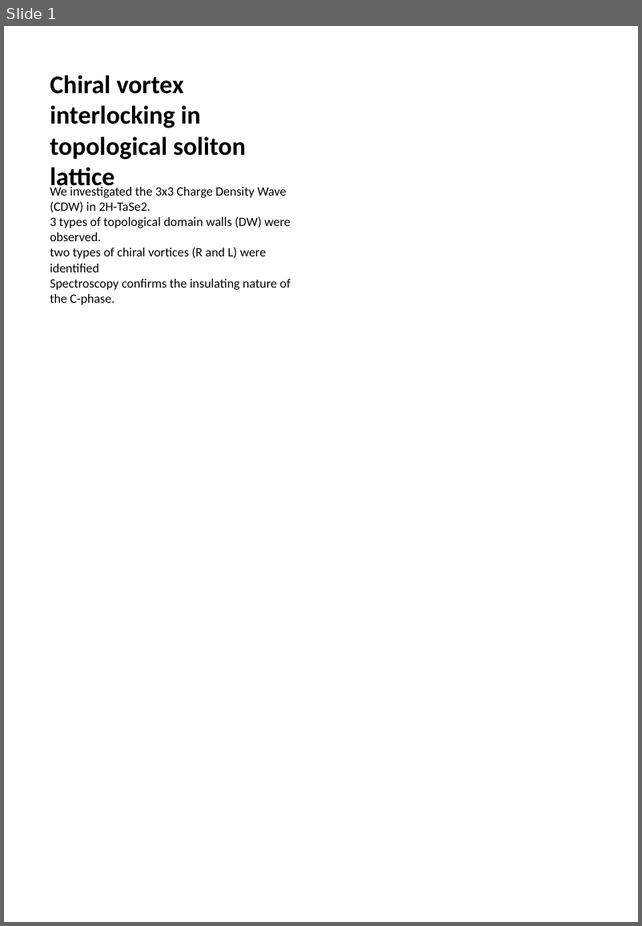
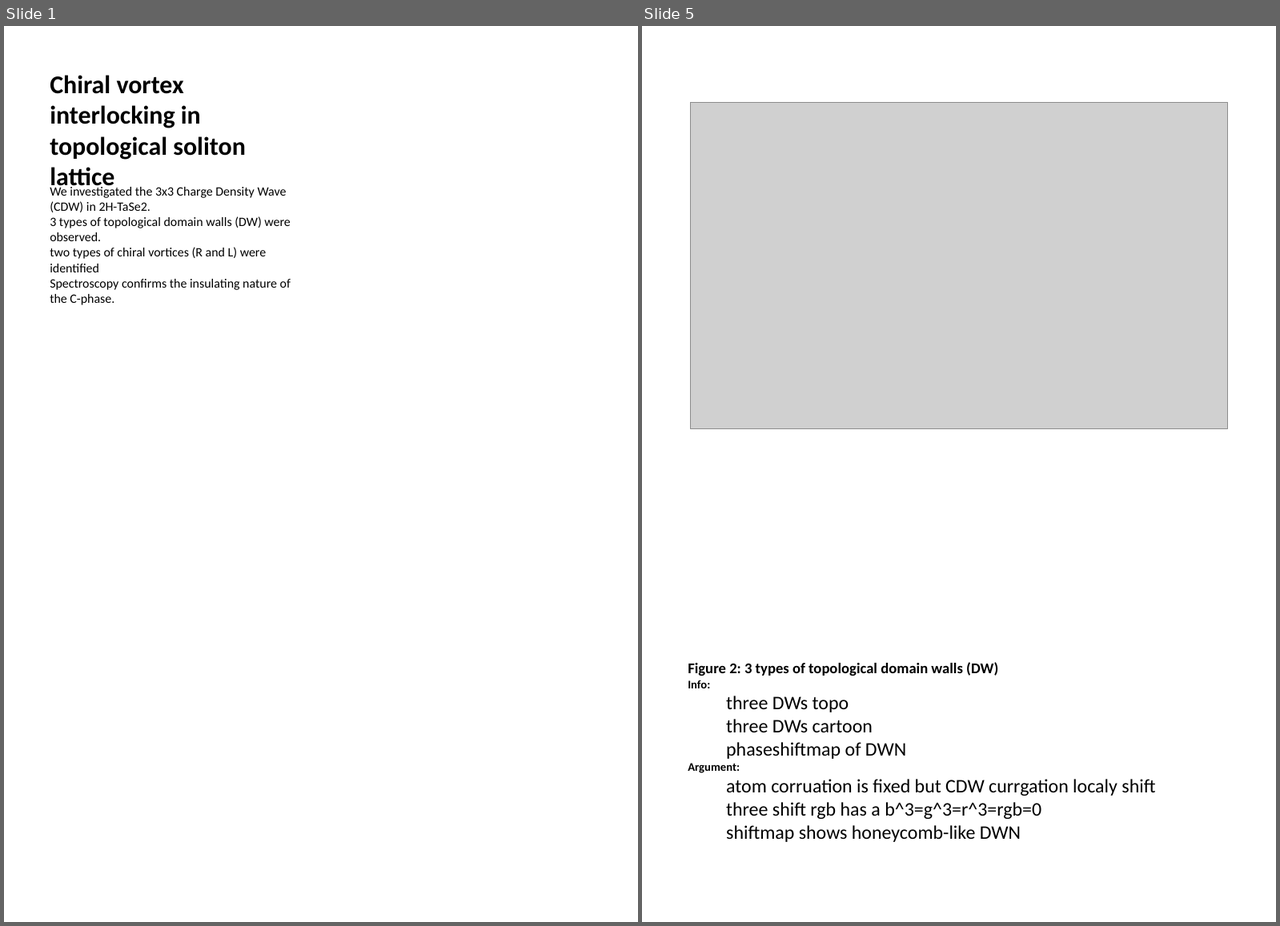
Before and after one commit to Potdooshami/2H_TaSe2_Tc_STM, a slide deck: Report_solLatt.pptx. Shown side by side, each under a label of ours: slide 1 before the commit, slides 1 and 5 after it; the slides between them are not shown. The pictures are 642x926 and 1280x926 pixels, drawn with LibreOffice and Linux fonts; fonts in the diff are those of the drawing; grey boxes stand for pictures. Boxes give left, top, right and bottom in pixels: in the first picture for what was removed or moved away, otherwise in the second. Text is boxed around its words. In the diff, an @@ line names an element or a change of style, - is before the commit and + after.

```diff
--- a/Report_solLatt.pptx
+++ b/Report_solLatt.pptx
@@ slide 5 added at <box>642,26,1276,922</box>, background #FFFFFF @@
@@ picture added at <box>690,103,1228,429</box> @@
@@ text added at <box>688,662,1155,842</box>, 18 pt, text #000000 @@
+Figure 2: 3 types of topological domain walls (DW)
+Info:
+  three DWs topo
+  three DWs cartoon
+  phaseshiftmap of DWN
+Argument:
+  atom corruation is fixed but CDW currgation localy shift
+  three shift rgb has a b^3=g^3=r^3=rgb=0
+  shiftmap shows honeycomb-like DWN
```
Also in this commit, not shown: 3 other slides added, 7 other files.
